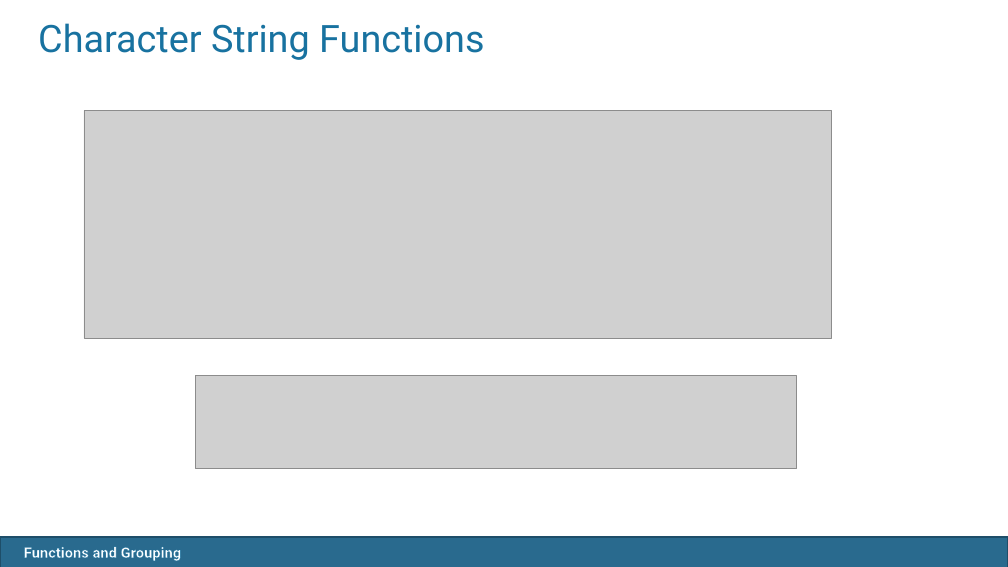
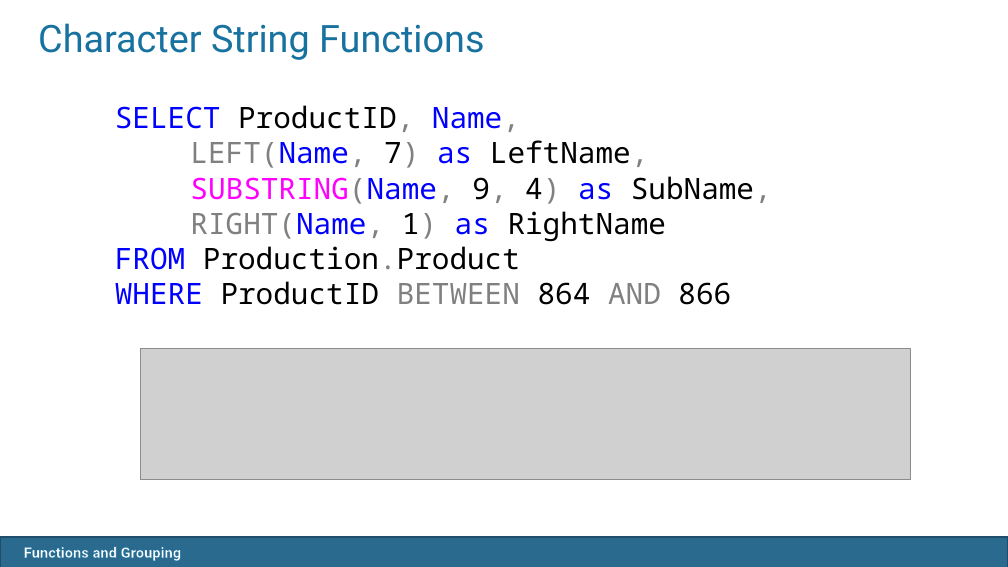
Before and after one commit to SQLMCT/SQL_Query_Writing, a slide deck: slide 4 of 05_Functions_and_Grouping.pptx. Drawn at 1008x567 pixels with LibreOffice and Linux fonts; fonts in the diff are those of the drawing; grey boxes stand for pictures; background and template pictures are left out. Boxes give left, top, right and bottom in pixels: in the first picture for what was removed or moved away, otherwise in the second. Text is boxed around its words. In the diff, an @@ line names an element or a change of style, - is before the commit and + after.

```diff
--- a/05_Functions_and_Grouping.pptx
+++ b/05_Functions_and_Grouping.pptx
@@ picture removed at (x1=84, y1=110, x2=832, y2=338) @@
@@ text added at (x1=115, y1=105, x2=772, y2=305), 28 pt, text #000000 @@
+SELECT ProductID, Name,
+LEFT(Name, 7) as LeftName,
+SUBSTRING(Name, 9, 4) as SubName,
+RIGHT(Name, 1) as RightName
+FROM Production.Product
+WHERE ProductID BETWEEN 864 AND 866
@@ picture resized from (x1=195, y1=376, x2=797, y2=469) to (x1=140, y1=348, x2=910, y2=479) @@
```
Also in this commit, not shown: 1 other slide changed, 4 other files.
